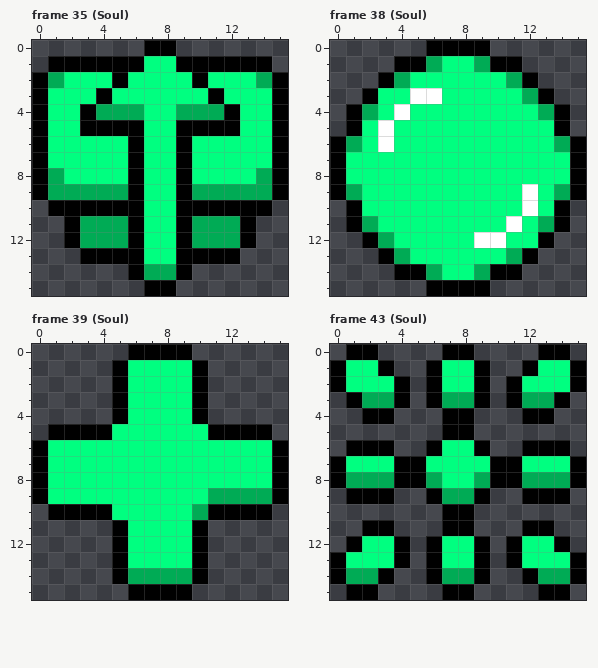
Pixel-art file -- ase/PU.ase. Above, as it was before the edit.
16x16 pixels, 72 frames. Shown: frame 35 (Soul), frame 38 (Soul), frame 39 (Soul), frame 43 (Soul). The commit also changed other frames, which this record leaves out.
Now the later version:
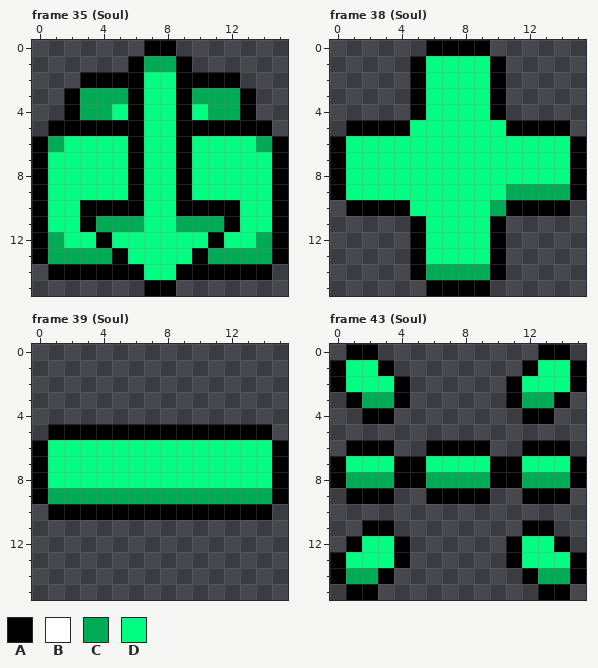
Palette (. is transparent): A #000000  B #ffffff  C #00ab55  D #00ff80
Edits made:
Frame 35 (Soul), layer "PU":
y 1: x 1..5 AAAAA -> .....; x 7..8 DD -> CC; x 10..14 AAAAA -> .....
y 2: x 0..4 ACDDD -> ...AA; x 6 D -> A; x 9 D -> A; x 11..15 DDDCA -> AA...
y 3: x 0..6 ADDDADD -> ..ACCCA; x 9..15 DDADDDA -> ACCCA..
y 4: x 0..3 ADDA -> ..AC; x 5..6 CC -> DA; x 9..10 CC -> AD; x 12..15 ADDA -> CA..
y 5: x 0..2 ADD -> .AA; x 13..15 DDA -> AA.
y 6: x 1 D -> C; x 14 D -> C
y 8: x 1 C -> D; x 14 C -> D
y 9: x 1..5 CCCCC -> DDDDD; x 10..14 CCCCC -> DDDDD
y 10: x 0..2 .AA -> ADD; x 13..15 AA. -> DDA
y 11: x 0..3 ..AC -> ADDA; x 6 A -> C; x 9 A -> C; x 12..15 CA.. -> ADDA
y 12: x 0..6 ..ACCCA -> ACDDADD; x 9..15 ACCCA.. -> DDADDCA
y 13: x 0..4 ...AA -> ACCCC; x 6 A -> D; x 9 A -> D; x 11..15 AA... -> CCCCA
y 14: x 1..5 ..... -> AAAAA; x 7..8 CC -> DD; x 10..14 ..... -> AAAAA
Frame 38 (Soul), layer "PU":
y 1: x 4 A -> .; x 6 C -> D; x 9 C -> D; x 11 A -> .
y 2: x 3..5 ACD -> ..A; x 10..12 DCA -> A..
y 3: x 2..6 ADDBB -> ...AD; x 10..13 DDCA -> A...
y 4: x 1..5 ACDBD -> ....A; x 10..14 DDDCA -> A....
y 5: x 2..4 DBD -> AAA; x 11..13 DDD -> AAA
y 6: x 1 C -> D; x 3 B -> D; x 14 C -> D
y 9: x 1 C -> D; x 11..13 DBD -> CCC
y 10: x 2..4 DDD -> AAA; x 10..13 DDBD -> CAAA
y 11: x 1..5 ACDDD -> ....A; x 10..14 DBDCA -> A....
y 12: x 2..5 ACDD -> ...A; x 9..13 BBDDA -> DA...
y 13: x 3..5 ACD -> ..A; x 10..12 DCA -> A..
y 14: x 4 A -> .; x 7..8 DD -> CC; x 11 A -> .
Frame 39 (Soul), layer "PU":
y 0: x 6..9 AAAA -> ....
y 1..4: x 5..10 ADDDDA -> ......
y 5: x 5..10 DDDDDD -> AAAAAA
y 9: x 1..10 DDDDDDDDDD -> CCCCCCCCCC
y 10: x 5..10 DDDDDC -> AAAAAA
y 11..13: x 5..10 ADDDDA -> ......
y 14: x 5..10 ACCCCA -> ......
y 15: x 6..9 AAAA -> ....
Frame 43 (Soul), layer "PU":
y 0: x 7..8 AA -> ..
y 1..2: x 6..9 ADDA -> ....
y 3: x 6..9 ACCA -> ....
y 4..5: x 7..8 AA -> ..
y 6: x 7..8 DD -> AA
y 8: x 7..8 DD -> CC
y 9: x 7..8 CC -> AA
y 10..11: x 7..8 AA -> ..
y 12..13: x 6..9 ADDA -> ....
y 14: x 6..9 ACCA -> ....
y 15: x 7..8 AA -> ..
Where, in picture pixels (left, top, right, bottom), the same in both pictures:
changed: (32, 56, 288, 280)
changed: (346, 56, 570, 280)
changed: (112, 344, 208, 440)
changed: (48, 488, 208, 600)
changed: (426, 344, 490, 600)
